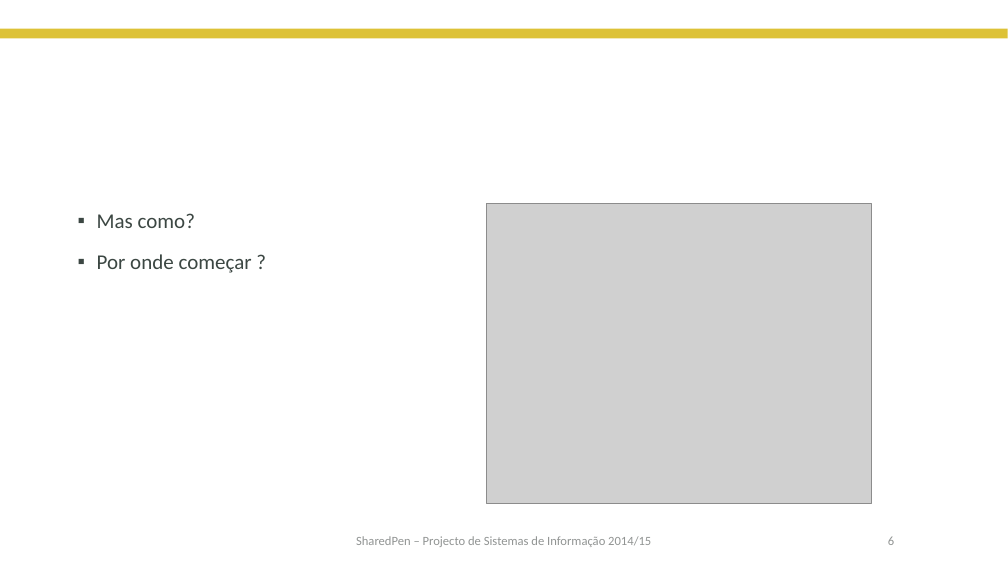
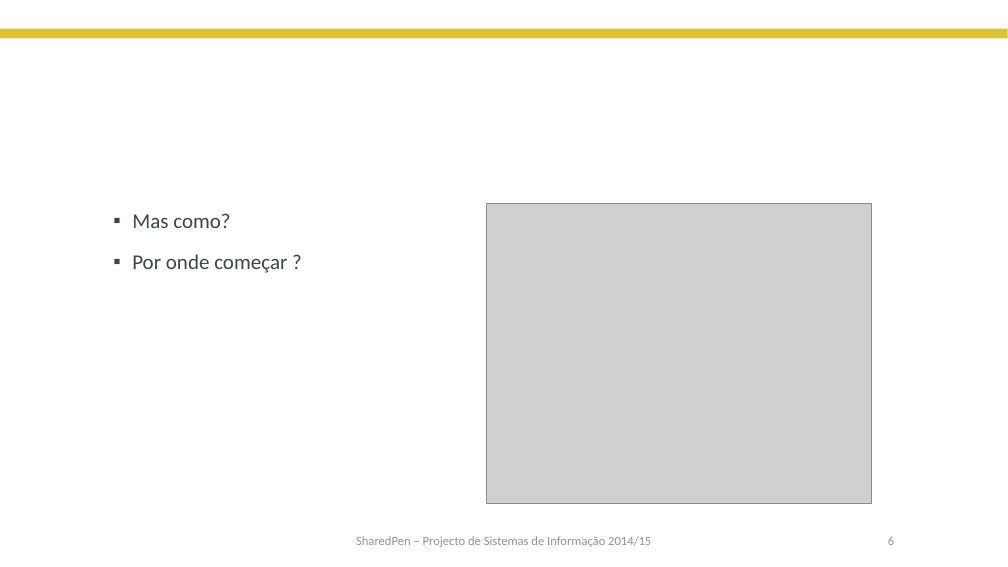
Before and after one commit to claudioRcarvalho/sharedpen_doc, a slide deck: slide 6 of Apresentação_professor_v1.pptx. Drawn at 1008x567 pixels with LibreOffice and Linux fonts; fonts in the diff are those of the drawing; grey boxes stand for pictures; background and template pictures are left out. Boxes give left, top, right and bottom in pixels: in the first picture for what was removed or moved away, otherwise in the second. Text is boxed around its words. In the diff, an @@ line names an element or a change of style, - is before the commit and + after.

```diff
--- a/Apresentação_professor_v1.pptx
+++ b/Apresentação_professor_v1.pptx
@@ text "Mas como?": place and size @@
-text "Mas como?" at (97,213,252,273)
+text "Mas como?" at (132,213,287,273)
```
Also in this commit, not shown: 5 other slides changed, 1 other file.
